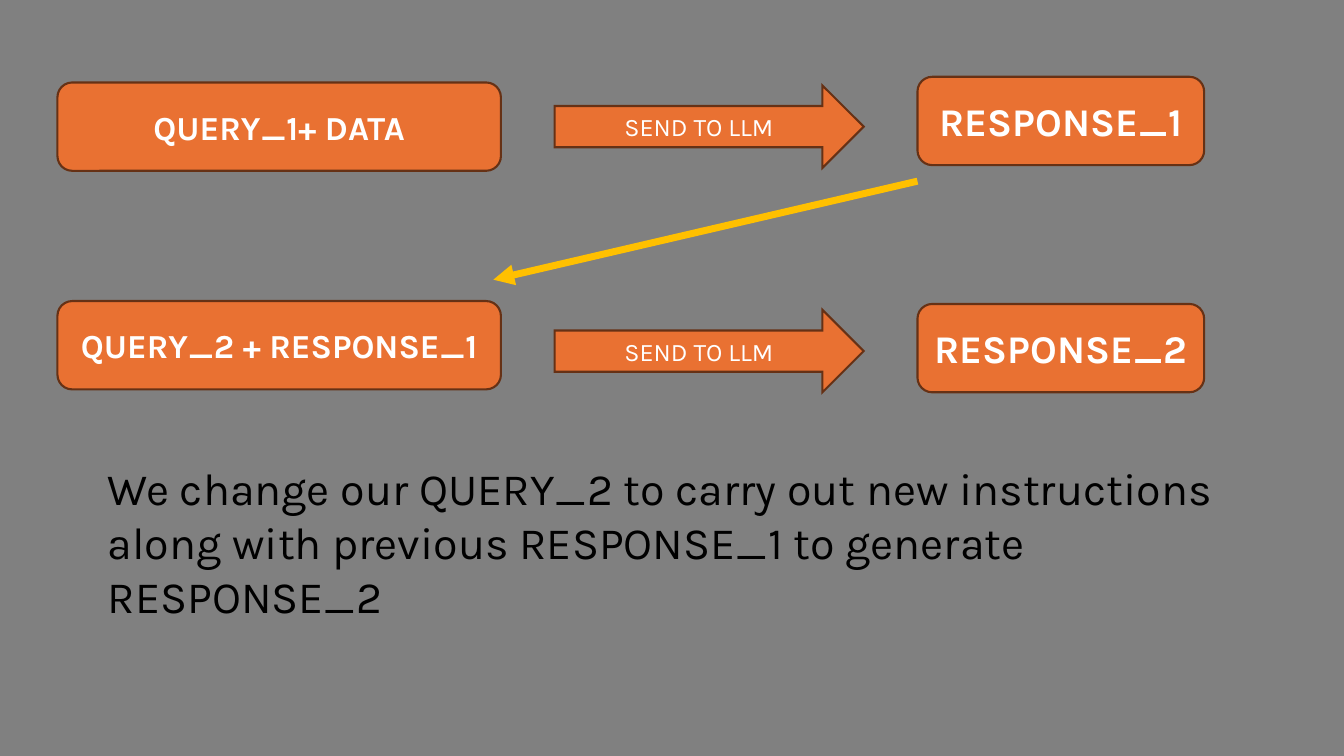
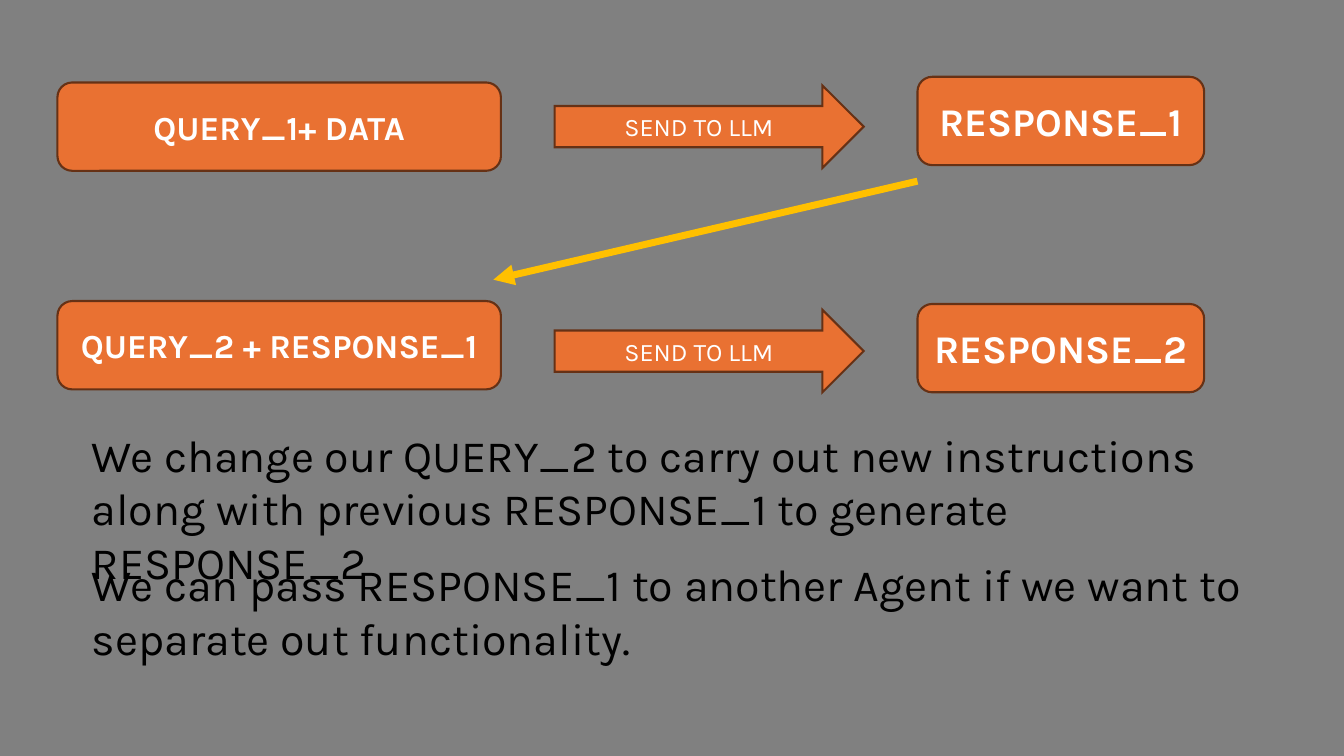
Before and after one commit to Python-Test-Engineer/btnpy, a slide deck: slide 2 of ai-agents.pptx. Drawn at 1344x756 pixels with LibreOffice and Linux fonts; fonts in the diff are those of the drawing. Boxes give left, top, right and bottom in pixels: in the first picture for what was removed or moved away, otherwise in the second. Text is boxed around its words. In the diff, an @@ line names an element or a change of style, - is before the commit and + after.

```diff
--- a/ai-agents.pptx
+++ b/ai-agents.pptx
@@ text "We change our QUERY_2 to ..." rewrapped from box(108, 474, 1211, 614) to box(92, 441, 1195, 591) @@
@@ text added at box(92, 560, 1240, 666), 32 pt, text #000000 @@
+We can pass RESPONSE_1 to another Agent if we want to separate out functionality.
```
Also in this commit, not shown: 4 other files.
